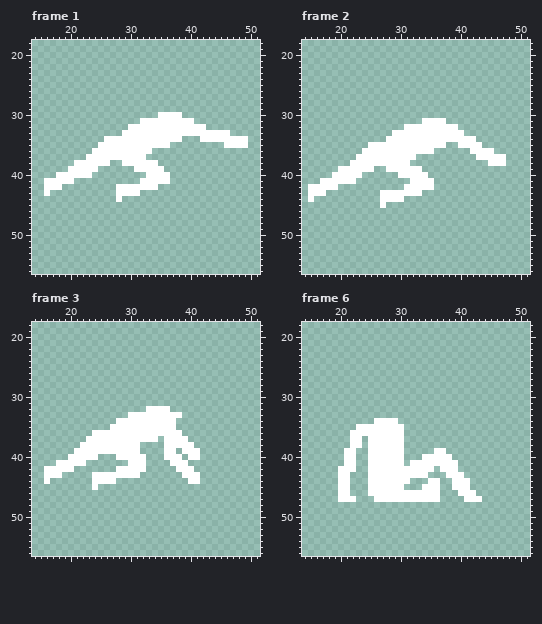
Pixel-art file -- Assets/Art/Characters/Player/Roll/Player_Roll_Right.aseprite. The picture above is the old version.
64x64 pixels, 8 frames. Shown: frame 1: x 14..51, y 18..56; frame 2: x 14..51, y 18..56; frame 3: x 14..51, y 18..56; frame 6: x 14..51, y 18..56. The commit also changed other frames, which this record leaves out.
After:
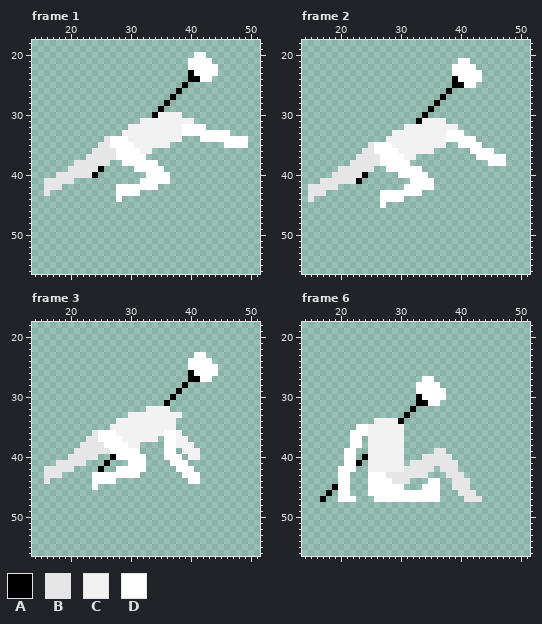
Palette (. is transparent): A #000000  B #e6e6e6  C #f2f2f2  D #ffffff
Author's note on the commit: Body Roll Anims
What changed:
layer "Weapons/Staff" now shown
Changed rows in their new state; - is an unchanged pixel.
Frame 1, layers "Skin/Chest", "Skin/Right Leg", "Weapons/Staff":
first column x 16:
20 -------------------------DD--
21 ------------------------DDDD-
22 ------------------------DDDDD
23 ------------------------ADDDD
24 ------------------------AADD-
25 -----------------------A-----
26 ----------------------A------
27 ---------------------A-------
28 --------------------A--------
29 -------------------A---------
30 ------------------ACCCC------
31 ----------------CCCCCCCCC----
32 --------------CCCCCCCCC------
33 -------------CCCCCCCCCC------
34 ----------B---CCCCCCCCC------
35 ---------BB----CCCCCC--------
36 --------BBBB----CC-----------
37 -------BBBBB-----------------
38 -----BBBBBB------------------
39 ----BBBBBA-------------------
40 --BBBBBBA--------------------
41 BBBBB------------------------
42 BBB--------------------------
43 B----------------------------
Frame 2, layers "Skin/Chest", "Skin/Right Leg", "Weapons/Staff":
first column x 15:
21 -------------------------DD--
22 ------------------------DDDD-
23 ------------------------DDDDD
24 ------------------------ADDDD
25 ------------------------AADD-
26 -----------------------A-----
27 ----------------------A------
28 ---------------------A-------
29 --------------------A--------
30 -------------------A---------
31 ------------------ACCCC------
32 ----------------CCCCCCCCC----
33 --------------CCCCCCCCC------
34 -------------CCCCCCCCCC------
35 ----------B---CCCCCCCCC------
36 ---------BB----CCCCCC--------
37 --------BBBB----CC-----------
38 -------BBBBB-----------------
39 -----BBBBBB------------------
40 ----BBBBBA-------------------
41 --BBBBBBA--------------------
42 BBBBB------------------------
43 BBB--------------------------
44 B----------------------------
Frame 3:
first column x 16:
23 -------------------------DD--
24 ------------------------DDDD-
25 ------------------------DDDDD
26 ------------------------ADDDD
27 ------------------------AADD-
28 -----------------------A-----
29 ----------------------A------
30 ---------------------A-------
31 --------------------A--------
32 -----------------CCCC--------
33 --------------CCCCCCCCC------
34 ------------CCCCCCCCCC-------
35 -----------CCCCCCCCCCC-------
36 --------B---CCCCCCCC--C------
37 -------BB----CCCCCC---CC-----
38 ------BBBB----CC------CCC----
39 -----BBBBBB------------CCC---
40 ----BBBBB--A------------CC---
41 --BBBBB---A------------------
42 BBBBB----A-------------------
43 BBB--------------------------
44 B----------------------------
Frame 6, layers "Skin/Chest", "Skin/Right Leg", "Weapons/Staff":
first column x 17:
27 -----------------DD--------
28 ----------------DDDD-------
29 ----------------DDDDD------
30 ----------------ADDDD------
31 ----------------AADD-------
32 ---------------A-----------
33 --------------A------------
34 ---------CCCCA-------------
35 --------CCCCCC-------------
36 --------CCCCCC-------------
37 --------CCCCCC-------------
38 --------CCCCCC-------------
39 --------CCCCCC-----BB------
40 -------ACCCCCC---BBBBB-----
41 ------A-CCCCCC-BBBBBBBB----
42 --------CCCCCCBBBBB-BBB----
43 -----------BBBBBBB---BBB---
44 ------------BBB-------BBB--
45 --A-------------------BBB--
46 -A---------------------BBB-
47 A-----------------------BBB
Where, in picture pixels (left, top, right, bottom), the same in both pictures:
changed: (44, 52, 218, 196)
changed: (308, 58, 482, 202)
changed: (44, 352, 218, 484)
changed: (356, 376, 482, 502)
added: (320, 484, 338, 502)
